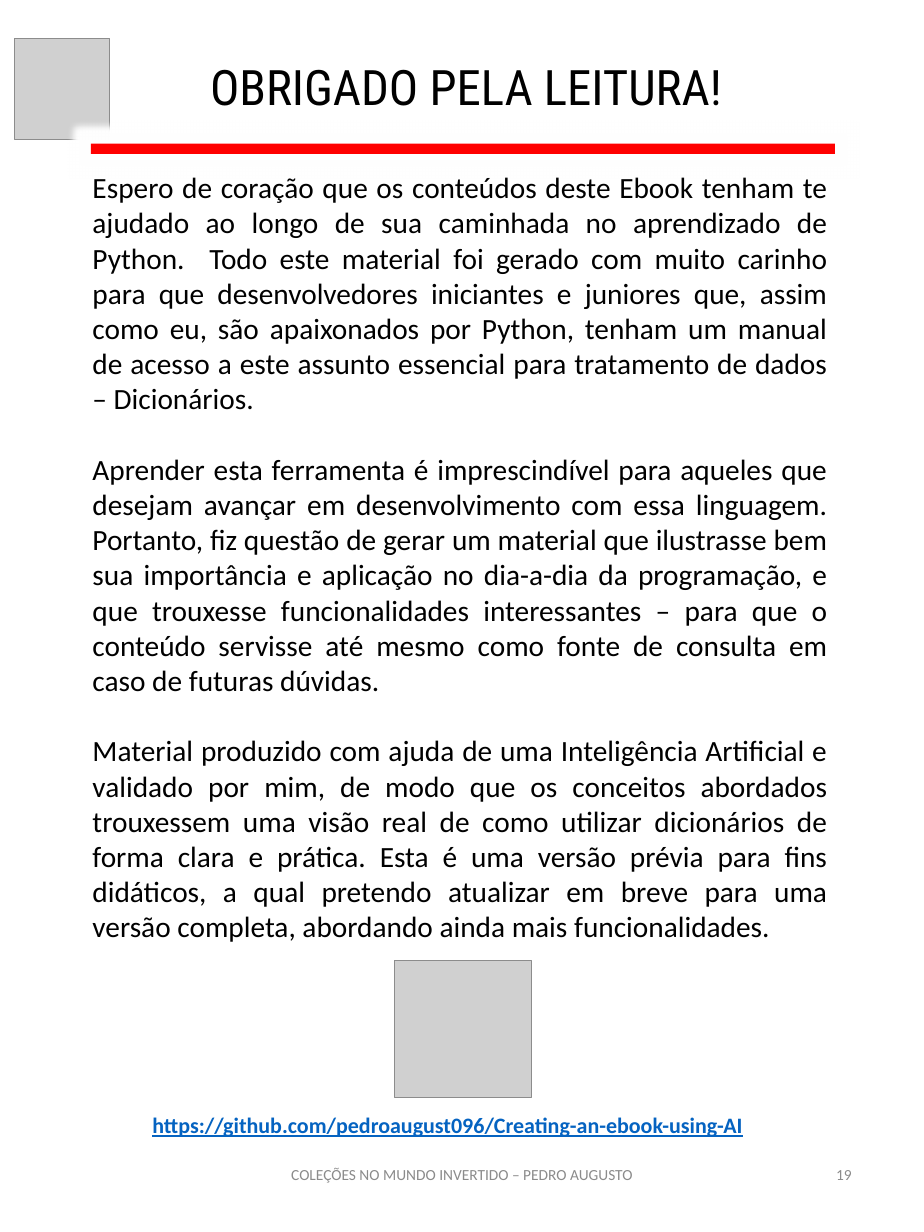
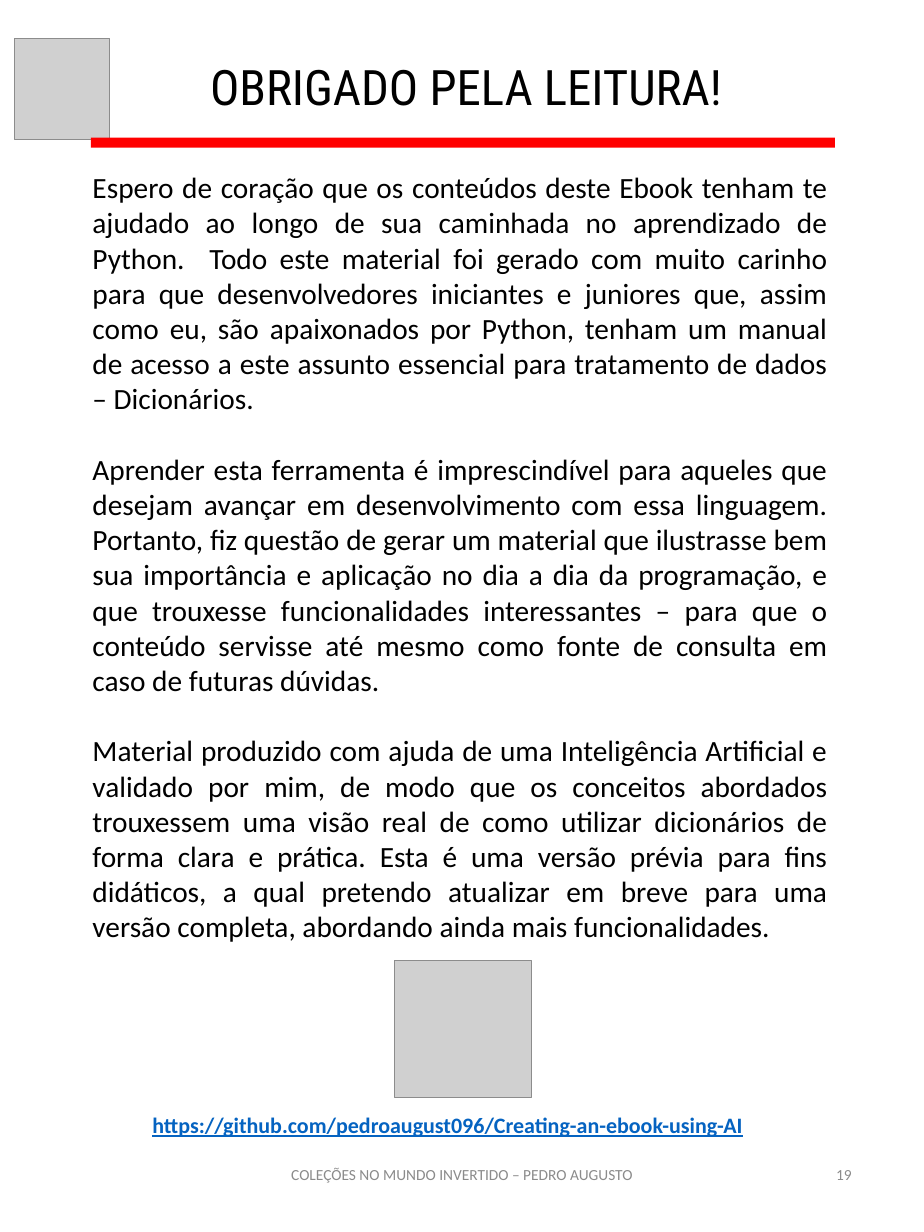
Before and after one commit to pedroaugust096/Creating-an-ebook-using-AI, a slide deck: slide 19 of output/ebook - explorando dicionários em python (template).pptx. Drawn at 924x1232 pixels with LibreOffice and Linux fonts; fonts in the diff are those of the drawing; grey boxes stand for pictures. Boxes give left, top, right and bottom in pixels: in the first picture for what was removed or moved away, otherwise in the second. Text is boxed around its words. In the diff, an @@ line names an element or a change of style, - is before the commit and + after.

```diff
--- a/output/ebook - explorando dicionários em python (template).pptx
+++ b/output/ebook - explorando dicionários em python (template).pptx
@@ rectangle: place and size @@
-rectangle at <box>91,143,835,154</box>
+rectangle at <box>91,137,835,148</box>
@@ text at <box>92,459,827,692</box>: text changed @@
-Aprender esta ferramenta é imprescindível para aqueles que desejam avançar em desenvolvimento com essa linguagem. Portanto, fiz questão de gerar um material que ilustrasse bem sua importância e aplicação no dia-a-dia da programação, e que trouxesse funcionalidades interessantes – para que o conteúdo servisse até mesmo como fonte de consulta em caso de futuras dúvidas.
+Aprender esta ferramenta é imprescindível para aqueles que desejam avançar em desenvolvimento com essa linguagem. Portanto, fiz questão de gerar um material que ilustrasse bem sua importância e aplicação no dia a dia da programação, e que trouxesse funcionalidades interessantes – para que o conteúdo servisse até mesmo como fonte de consulta em caso de futuras dúvidas.
```
Also in this commit, not shown: 5 other files.
